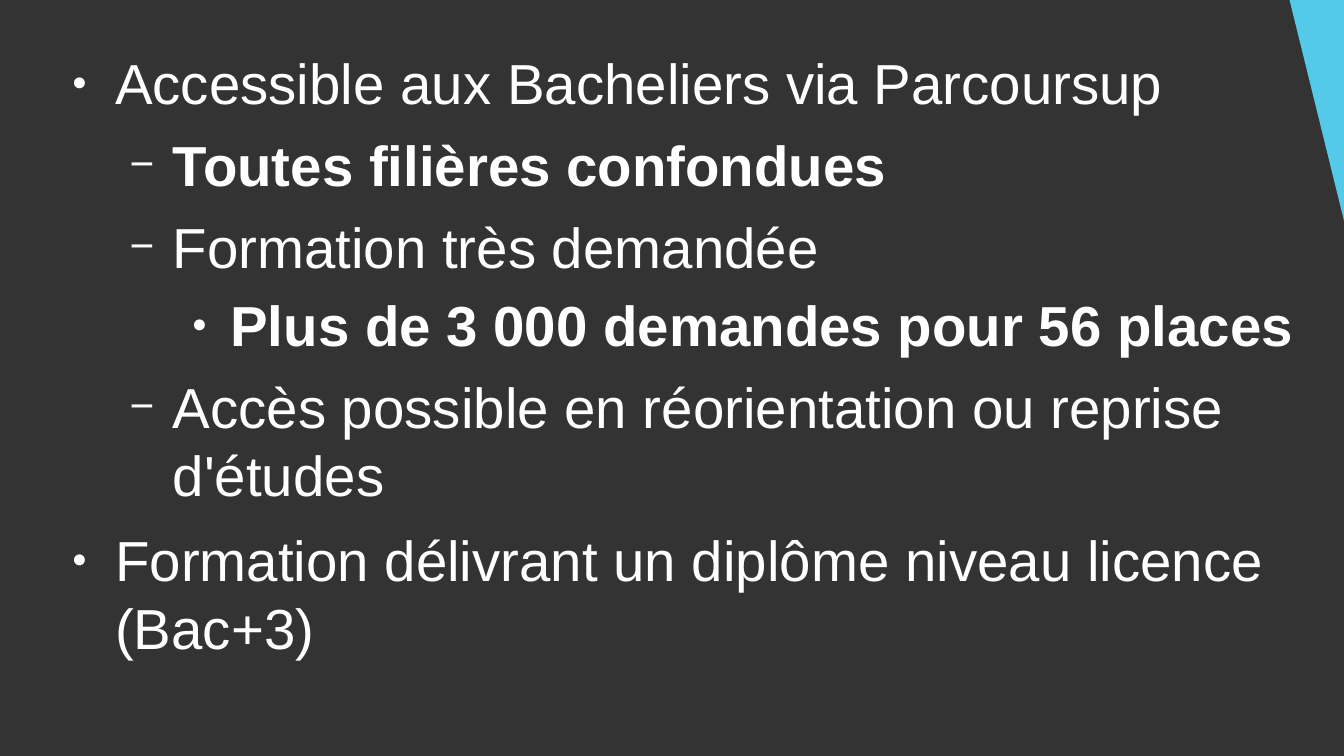
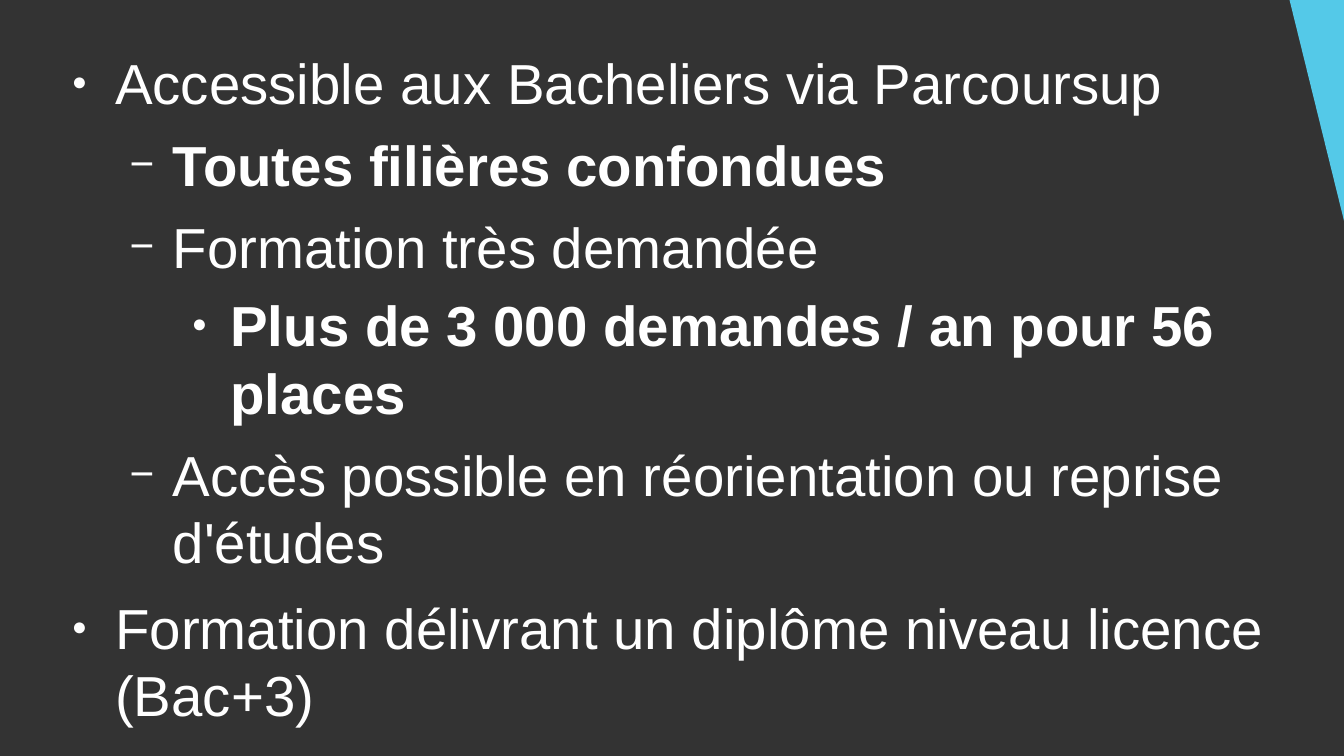
Before and after one commit to DanYellow/cours, a slide deck: slide 3 of presentation-formation-mmi/presentation.odp. Drawn at 1344x756 pixels with LibreOffice and Linux fonts; fonts in the diff are those of the drawing. Boxes give left, top, right and bottom in pixels: in the first picture for what was removed or moved away, otherwise in the second. Text is boxed around its words. In the diff, an @@ line names an element or a change of style, - is before the commit and + after.

```diff
--- a/presentation-formation-mmi/presentation.odp
+++ b/presentation-formation-mmi/presentation.odp
@@ text at (230,305,1215,424): text changed @@
-    ● Plus de 3 000 demandes pour 56 places
+    ● Plus de 3 000 demandes / an pour 56 places
```
Also in this commit, not shown: 8 other slides changed, 1 slide added, 4 other files.
